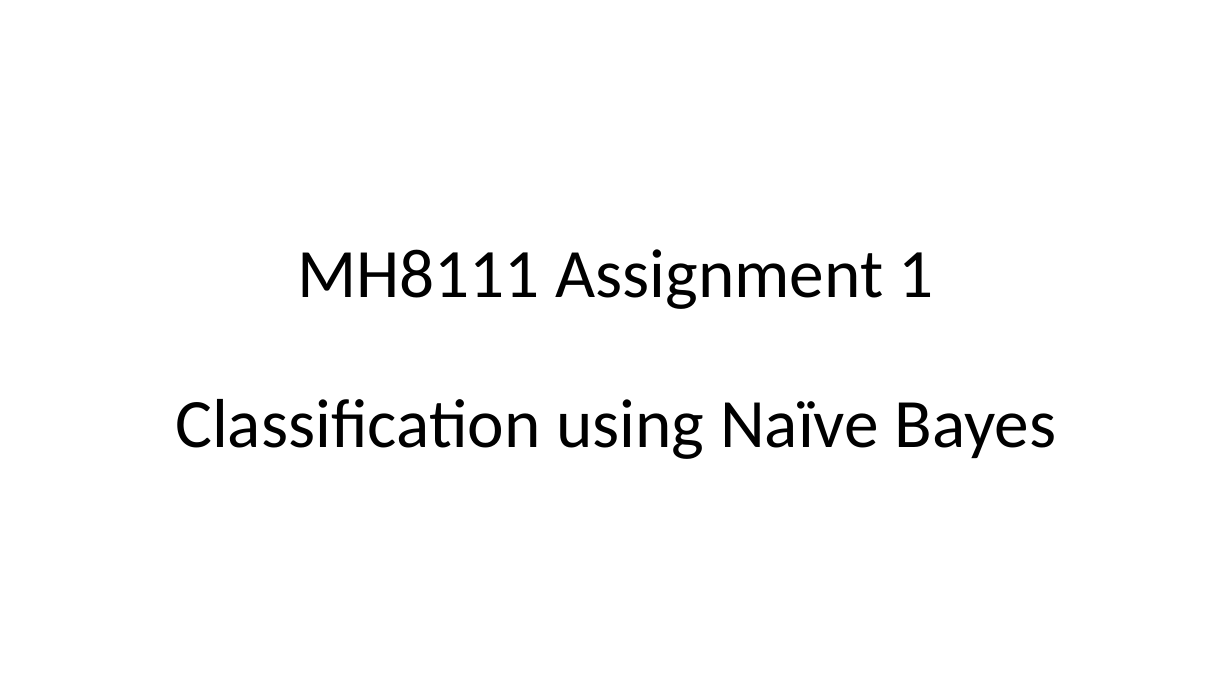
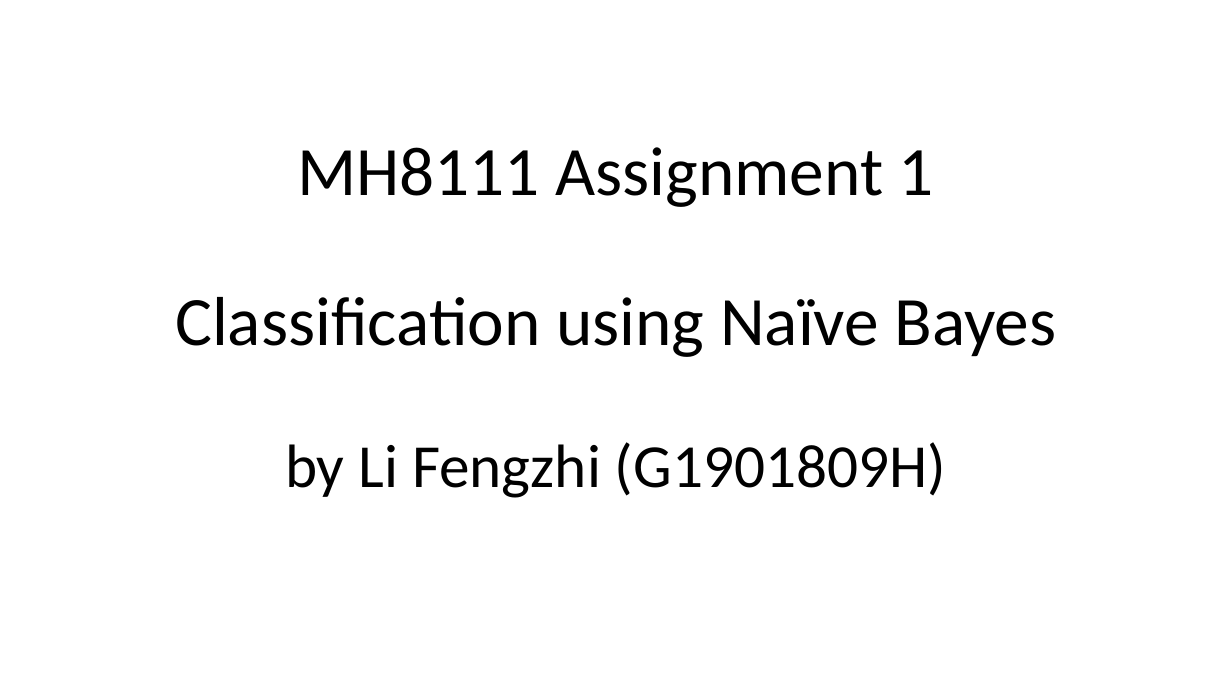
Before and after one commit to lifengzhi/msa_mh8101_or1_lp, a slide deck: slide 1 of mh8111_assignment/NaiveBayes.pptx. Drawn at 1232x693 pixels with LibreOffice and Linux fonts; fonts in the diff are those of the drawing. Boxes give left, top, right and bottom in pixels: in the first picture for what was removed or moved away, otherwise in the second. Text is boxed around its words. In the diff, an @@ line names an element or a change of style, - is before the commit and + after.

```diff
--- a/mh8111_assignment/NaiveBayes.pptx
+++ b/mh8111_assignment/NaiveBayes.pptx
@@ title at [175,147,1057,498]: text changed @@
-MH8111 Assignment 1
-Classification using Naïve Bayes
+MH8111 Assignment 1
+Classification using Naïve Bayes
+by Li Fengzhi (G1901809H)
```
Also in this commit, not shown: 5 other slides changed, 9 slides added, 10 slides removed.
